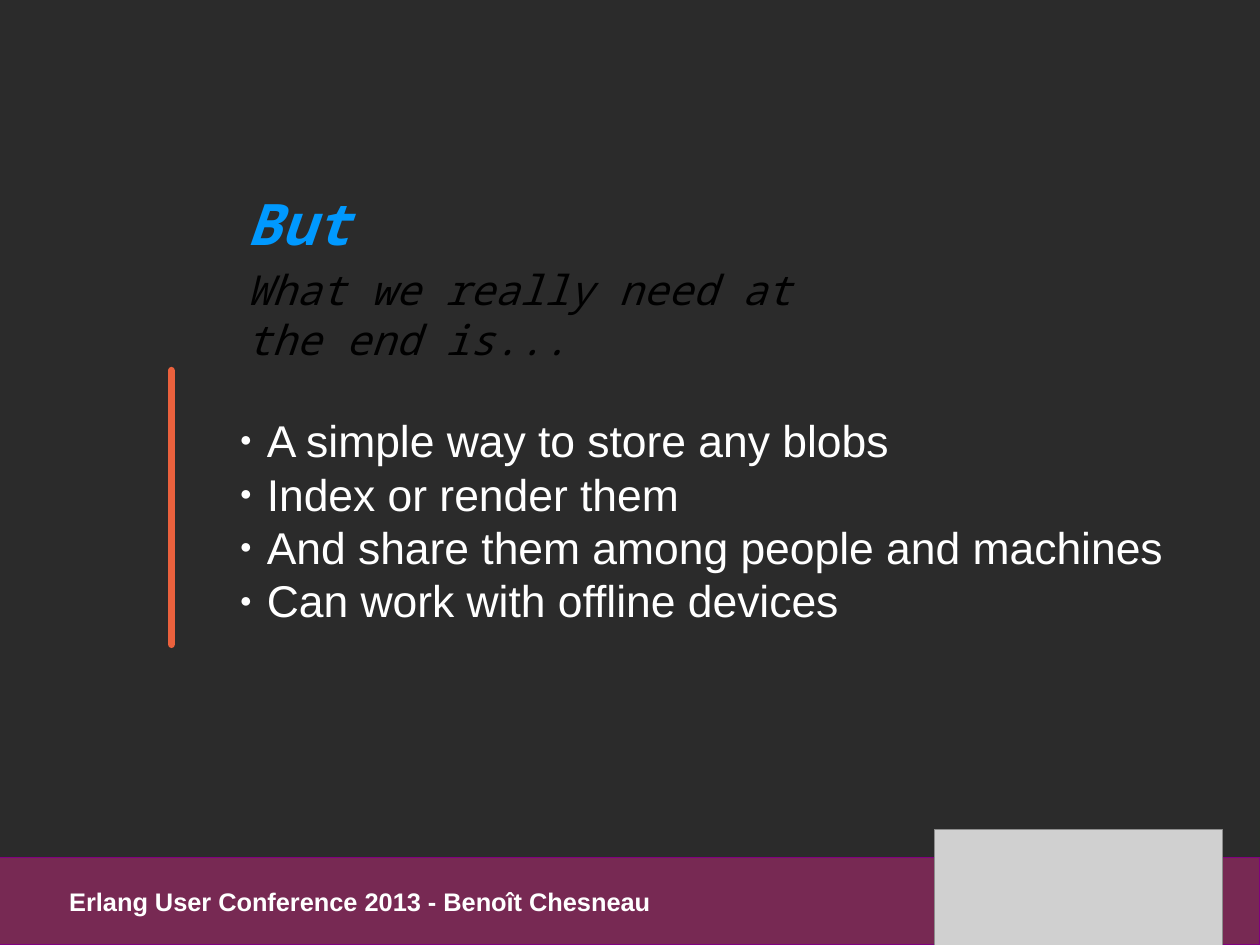
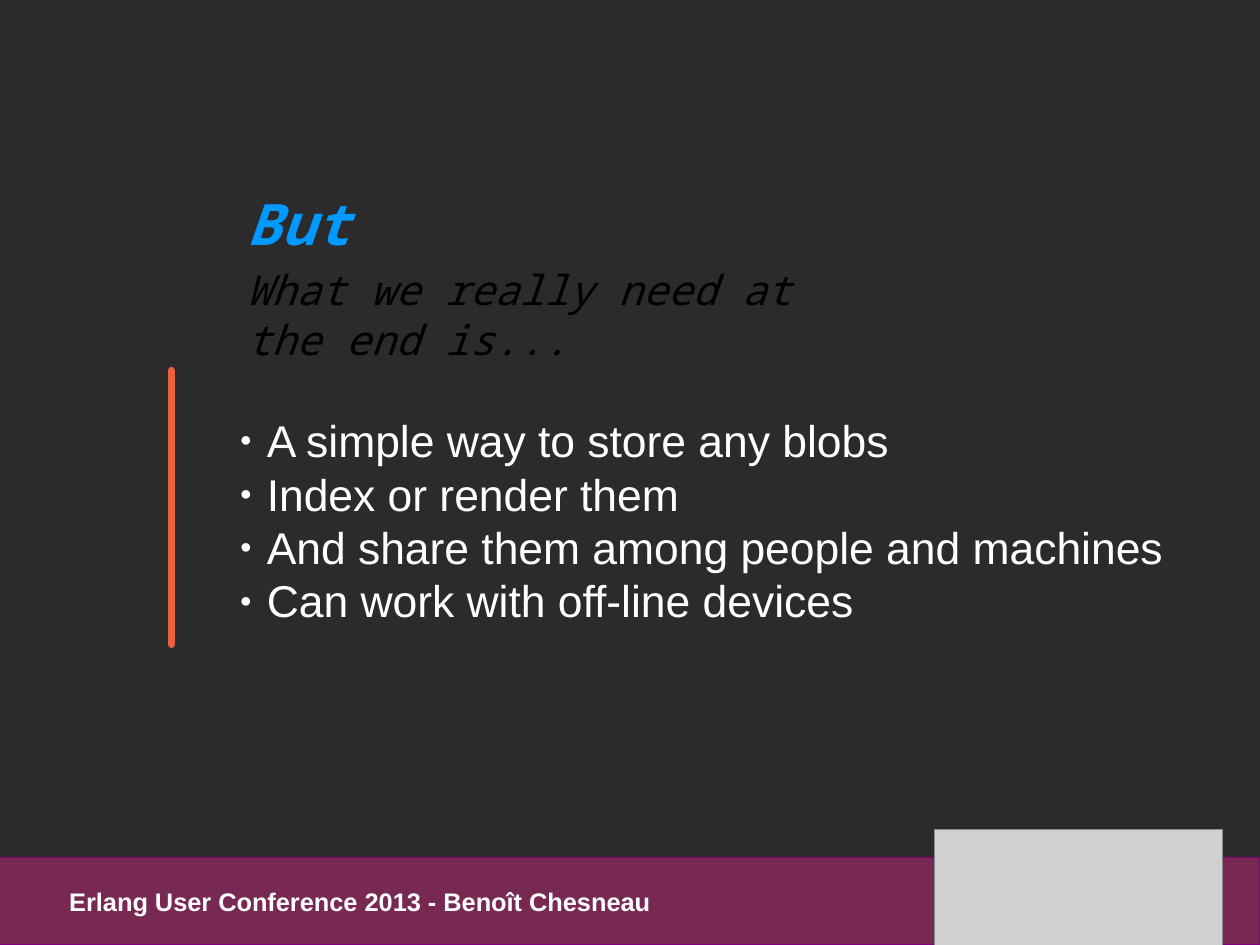
Before and after one commit to refuge/media, a slide deck: slide 6 of slides/pres_refuge_euc2013.odp (slide 5 before the commit). Drawn at 1260x945 pixels with LibreOffice and Linux fonts; fonts in the diff are those of the drawing; grey boxes stand for pictures; background and template pictures are left out; a plain dark background stands for a picture behind light text. Boxes give left, top, right and bottom in pixels: in the first picture for what was removed or moved away, otherwise in the second. Text is boxed around its words. In the diff, an @@ line names an element or a change of style, - is before the commit and + after.

```diff
--- a/slides/pres_refuge_euc2013.odp
+++ b/slides/pres_refuge_euc2013.odp
@@ text at [267,584,854,618]: text changed @@
-● Can work with offline devices
+● Can work with off-line devices
```
Also in this commit, not shown: 10 other slides changed, 3 slides added, 2 other files.
